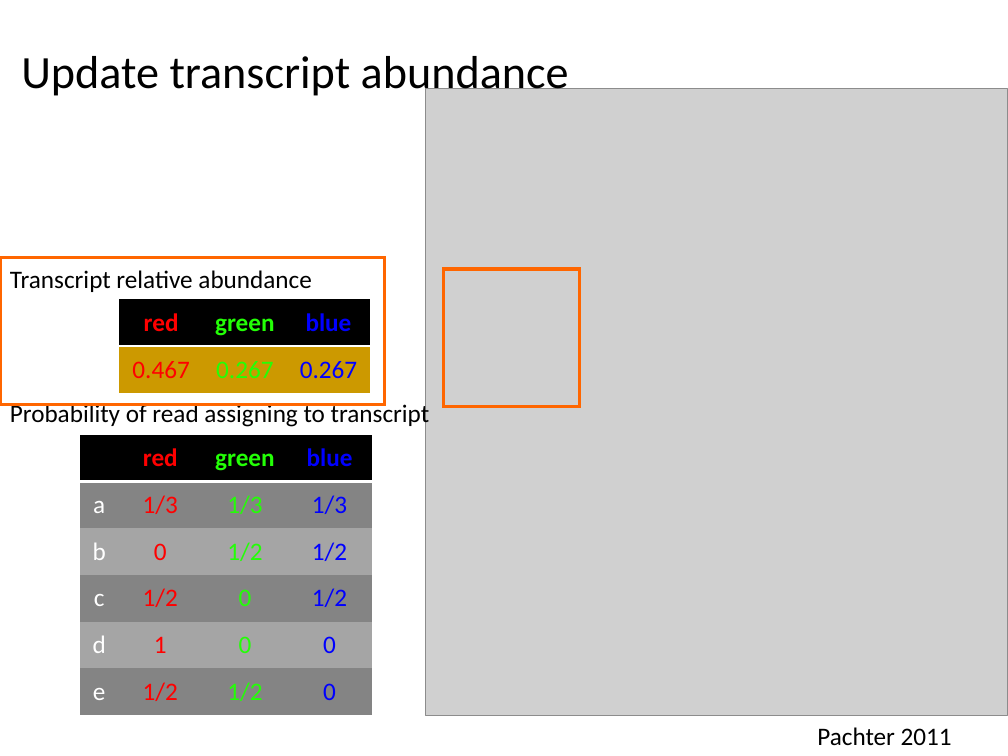
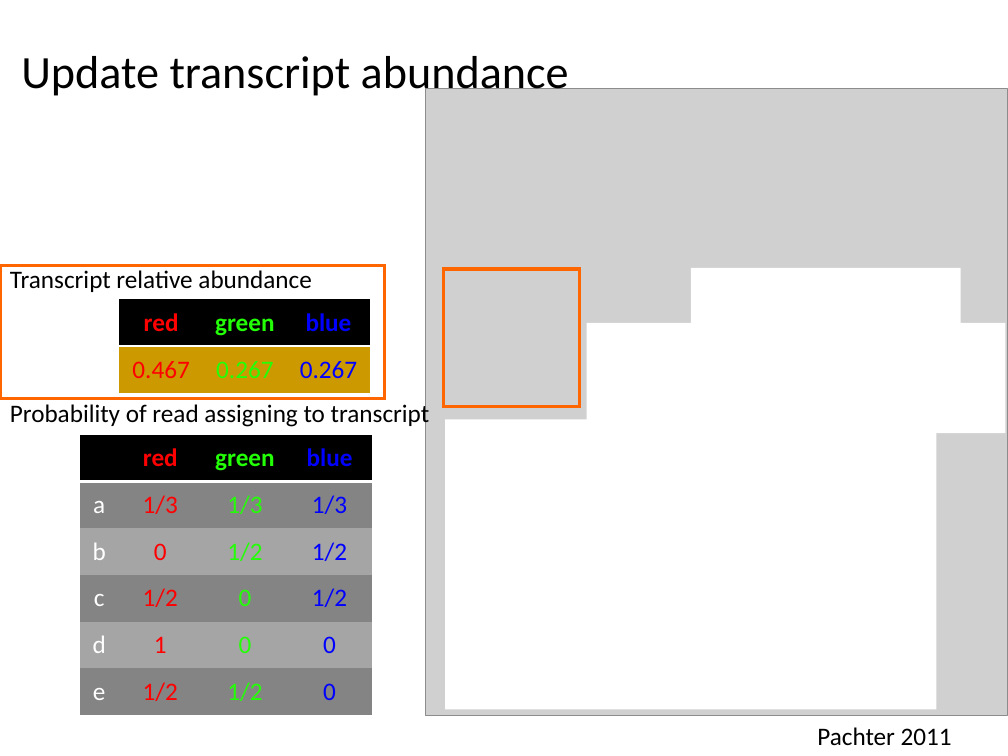
Before and after one commit to Yue-Jiang/achems, a slide deck: slide 9 of rnaseq_workshop.pptx (slide 8 before the commit). Drawn at 1008x756 pixels with LibreOffice and Linux fonts; fonts in the diff are those of the drawing; grey boxes stand for pictures. Boxes give left, top, right and bottom in pixels: in the first picture for what was removed or moved away, otherwise in the second. Text is boxed around its words. In the diff, an @@ line names an element or a change of style, - is before the commit and + after.

```diff
--- a/rnaseq_workshop.pptx
+++ b/rnaseq_workshop.pptx
@@ rectangle: place and size @@
-rectangle at [0, 257, 384, 405]
+rectangle at [0, 265, 384, 398]
@@ rectangle added at [690, 268, 961, 379], fill #FFFFFF @@
@@ rectangle added at [587, 323, 1005, 433], fill #FFFFFF @@
@@ rectangle added at [446, 419, 936, 710], fill #FFFFFF @@
```
Also in this commit, not shown: 4 other slides changed, 3 slides added.
